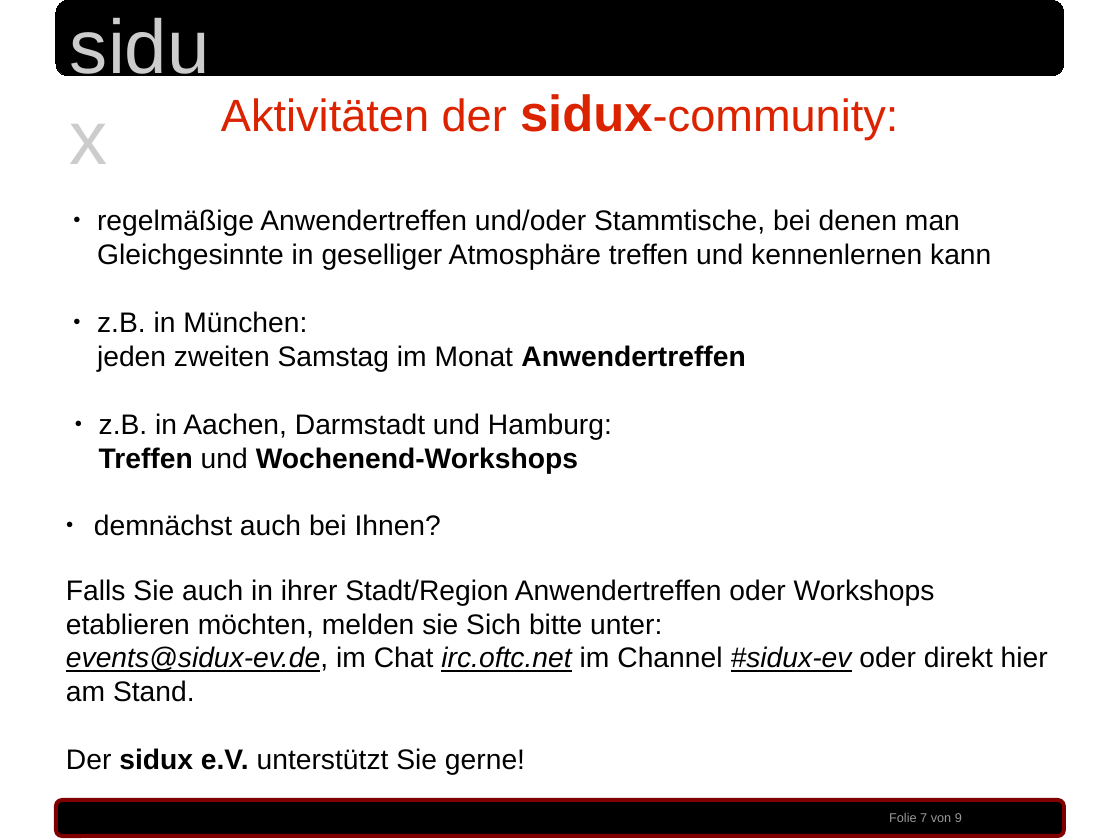
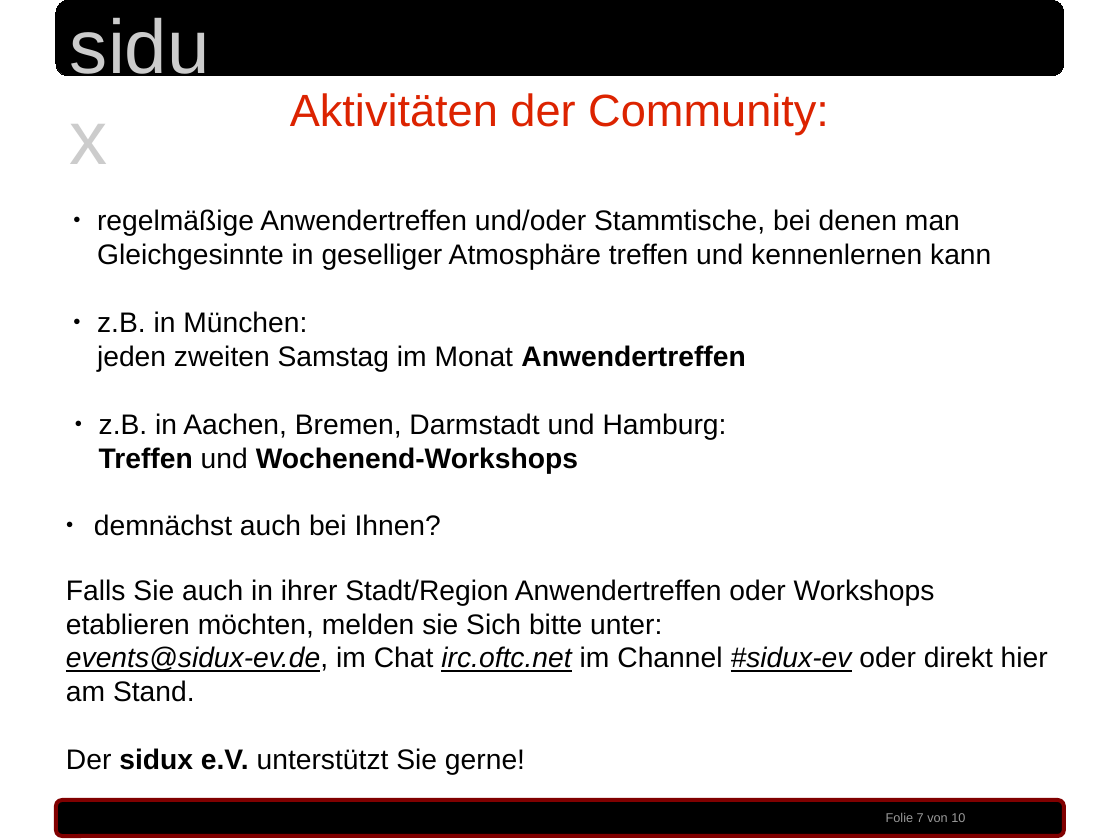
Before and after one commit to sidux-ev/praesentation, a slide deck: slide 7 of bin/froscon_2010.odp. Drawn at 1120x840 pixels with LibreOffice and Linux fonts; fonts in the diff are those of the drawing; background and template pictures are left out. Boxes give left, top, right and bottom in pixels: in the first picture for what was removed or moved away, otherwise in the second. Text is boxed around its words. In the diff, an @@ line names an element or a change of style, - is before the commit and + after.

Commit message:
text in odp eingesetzt

```diff
--- a/bin/froscon_2010.odp
+++ b/bin/froscon_2010.odp
@@ text at <box>290,93,829,134</box>: text changed @@
-Aktivitäten der sidux-community:
+Aktivitäten der Community:
@@ text at <box>99,413,727,474</box>: text changed @@
-● z.B. in Aachen, Darmstadt und Hamburg:
-  Treffen und Wochenend-Workshops
+● z.B. in Aachen, Bremen, Darmstadt und Hamburg:
+  Treffen und Wochenend-Workshops
@@ text at <box>886,813,965,822</box>: text changed @@
-Folie 7 von 9
+Folie 7 von 10
```
Also in this commit, not shown: 7 other slides changed, 1 slide added.
